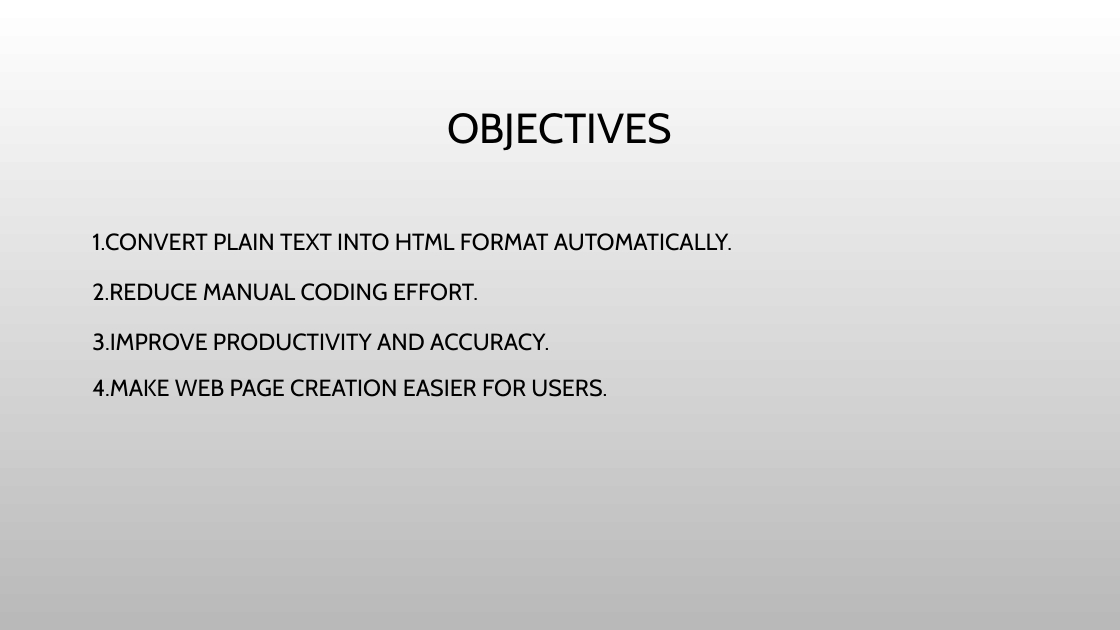
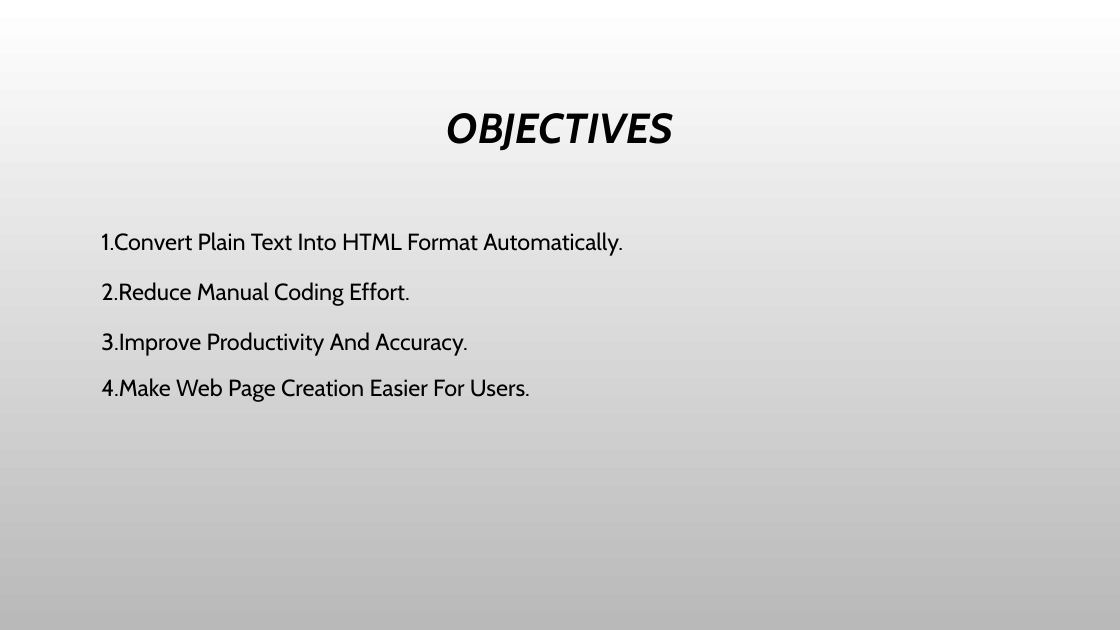
Before and after one commit to Subbara-siddeswari/Text-to-HTML-Generator, a slide deck: slide 4 of Presentation (1).pptx. Drawn at 1120x630 pixels with LibreOffice and Linux fonts; fonts in the diff are those of the drawing; background and template pictures are left out. Boxes give left, top, right and bottom in pixels: in the first picture for what was removed or moved away, otherwise in the second. Text is boxed around its words. In the diff, an @@ line names an element or a change of style, - is before the commit and + after.

```diff
--- a/Presentation (1).pptx
+++ b/Presentation (1).pptx
@@ title "OBJECTIVES" at (447, 113, 673, 151): bold on, italic on @@
@@ text at (101, 232, 623, 402): text changed @@
-1.CONVERT PLAIN TEXT INTO HTML FORMAT AUTOMATICALLY.
-2.REDUCE MANUAL CODING EFFORT.
-3.IMPROVE PRODUCTIVITY AND ACCURACY.
-4.MAKE WEB PAGE CREATION EASIER FOR USERS.
+1.Convert Plain Text Into HTML Format Automatically.
+2.Reduce Manual Coding Effort.
+3.Improve Productivity And Accuracy.
+4.Make Web Page Creation Easier For Users.
```
Also in this commit, not shown: 5 other slides changed, 1 slide added, 1 slide removed.
